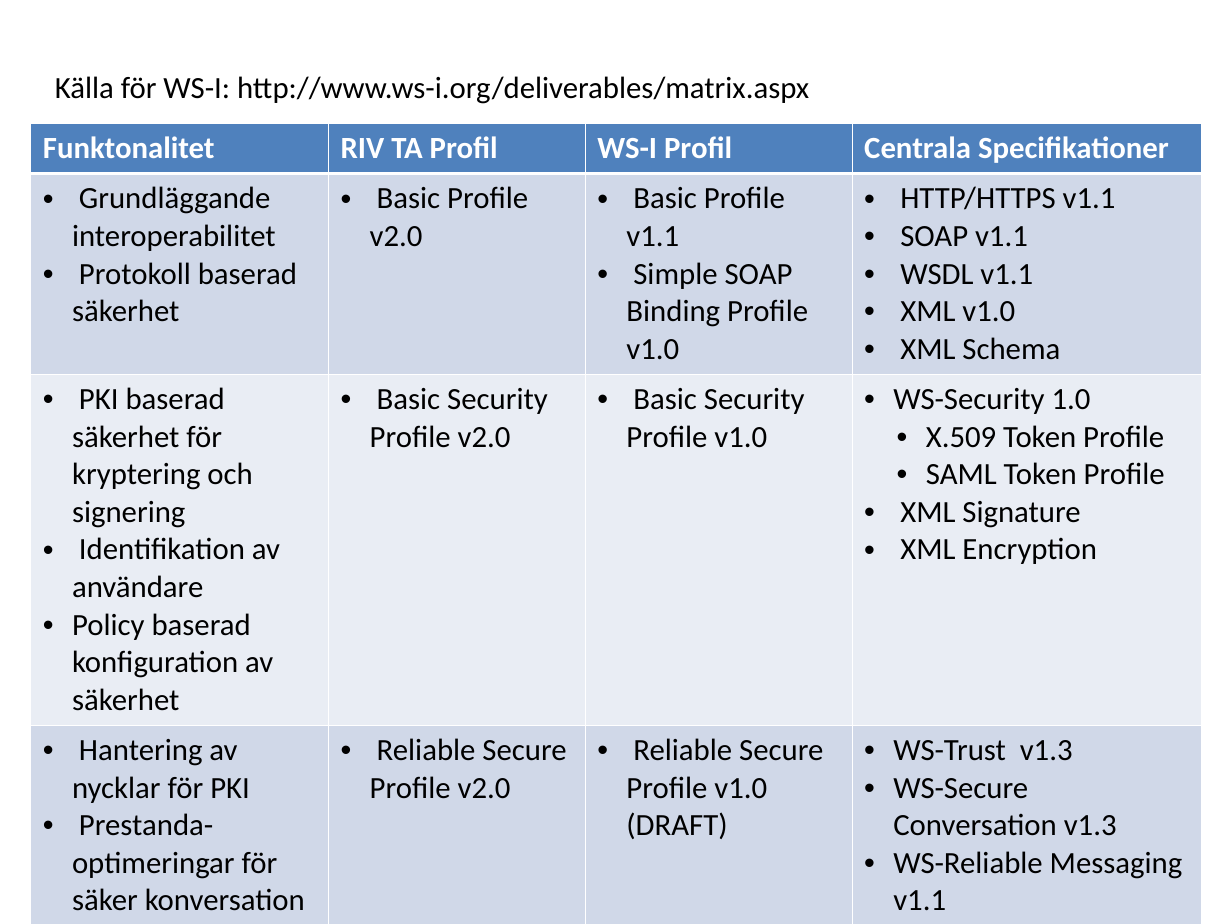
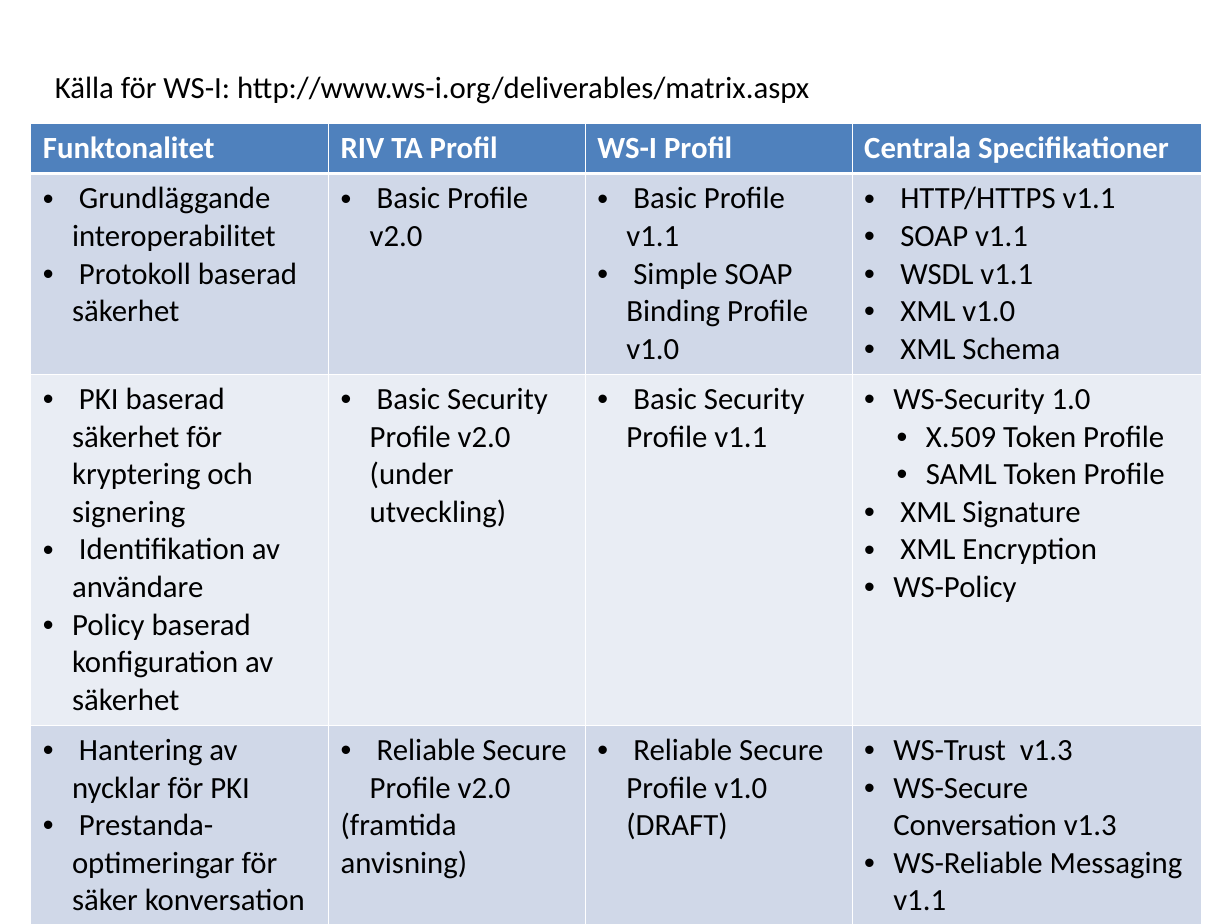
Before and after one commit to admstar/rivta, a slide deck: slide 1 of doc/arbetsdokument/RIV-förvaltning, Illustrationer.ppt. Drawn at 1232x924 pixels with LibreOffice and Linux fonts; fonts in the diff are those of the drawing. Boxes give left, top, right and bottom in pixels: in the first picture for what was removed or moved away, otherwise in the second. Text is boxed around its words. In the diff, an @@ line names an element or a change of style, - is before the commit and + after.

```diff
--- a/doc/arbetsdokument/RIV-förvaltning, Illustrationer.ppt
+++ b/doc/arbetsdokument/RIV-förvaltning, Illustrationer.ppt
@@ table at <box>31,123,1201,924</box> @@
-row 3: PKI baserad säkerhet för kryptering och signering / Identifikation av användare / Policy baserad konfiguration av säkerhet | Basic Security Profile v2.0 | Basic Security Profile v1.0 | WS-Security 1.0 / X.509 Token Profile / SAML Token Profile / XML Signature / XML Encryption
+row 3: PKI baserad säkerhet för kryptering och signering / Identifikation av användare / Policy baserad konfiguration av säkerhet | Basic Security Profile v2.0 (under utveckling) | Basic Security Profile v1.1 | WS-Security 1.0 / X.509 Token Profile / SAML Token Profile / XML Signature / XML Encryption / WS-Policy
-row 4, column 2: Reliable Secure Profile v2.0
+row 4, column 2: Reliable Secure Profile v2.0 / (framtida anvisning)
```
Also in this commit, not shown: 6 other slides changed, 2 slides added, 1 other file.
